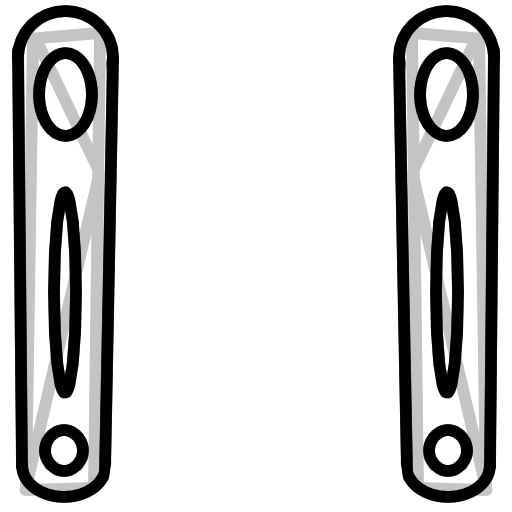
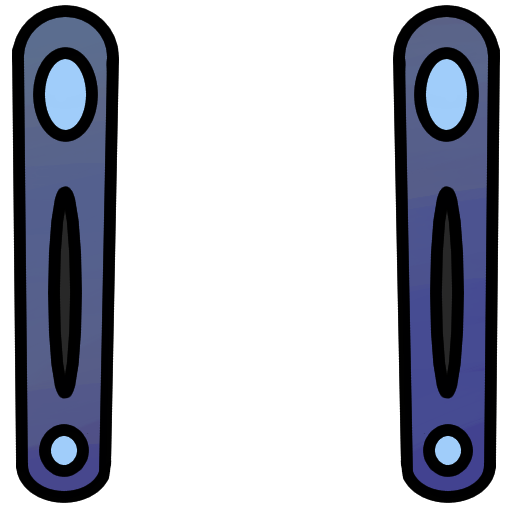
Comparing the layer stacks of the two 512 × 512 images. Changes:
hid "Layer 3(pasted)", painted on it over (19, 16, 493, 496)
painted on "Layer 2" over (19, 16, 493, 496)
added layer "Layer 6" above "Layer 4" over (19, 16, 493, 496)
added layer "Layer 4" above "Layer 1" over (19, 16, 493, 496)
